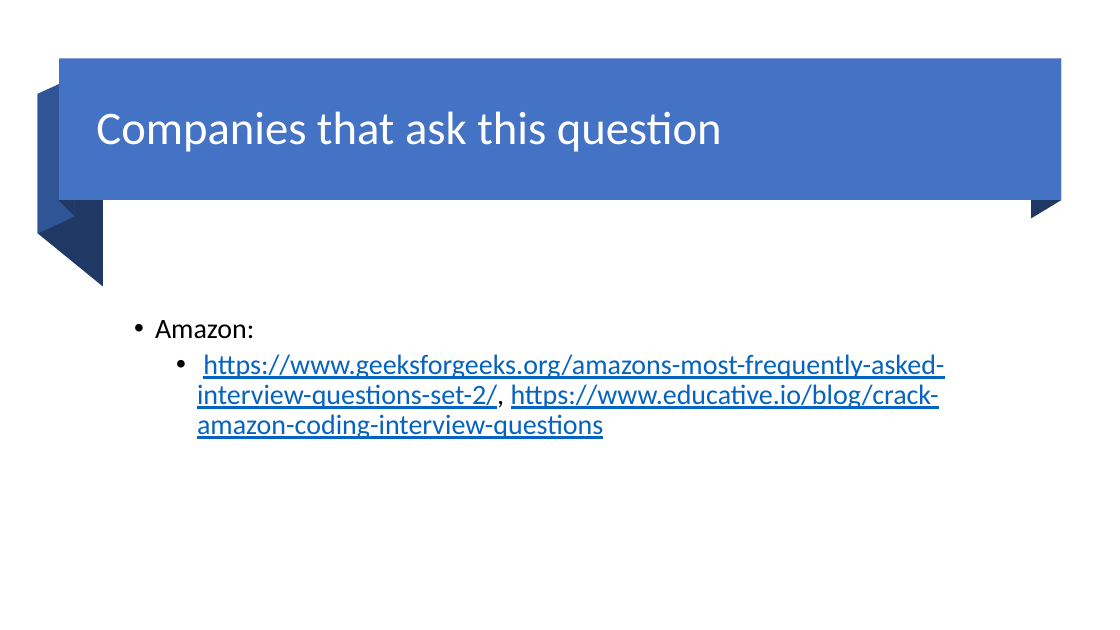
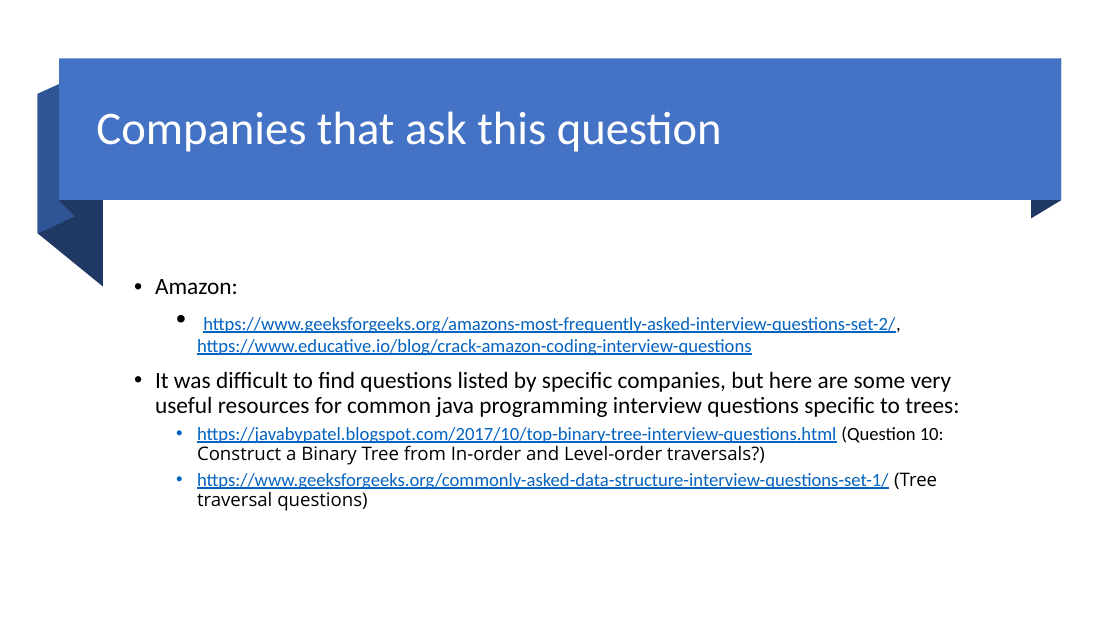
Before and after one commit to JosephCottingham/MCCCIS112-Lab1-Stacks, a slide deck: slide 3 of CIS 112 FINAL PRESENTATION.pptx. Drawn at 1120x630 pixels with LibreOffice and Linux fonts; fonts in the diff are those of the drawing. Boxes give left, top, right and bottom in pixels: in the first picture for what was removed or moved away, otherwise in the second. Text is boxed around its words. In the diff, an @@ line names an element or a change of style, - is before the commit and + after.

```diff
--- a/CIS 112 FINAL PRESENTATION.pptx
+++ b/CIS 112 FINAL PRESENTATION.pptx
@@ text at (155,279,900,356): size 24 to 20 pt in "Amazon:"; size 24 to 16 pt in "https://www.geeksforgeeks.org/amazons-most-frequently-asked- ..." @@
@@ text at (155,371,959,511): paragraphs added @@
+• It was difficult to find questions listed by specific companies, but here are some very useful resources for common java programming interview questions specific to trees:
+  • https://javabypatel.blogspot.com/2017/10/top-binary-tree-interview-questions.html (Question 10: Construct a Binary Tree from In-order and Level-order traversals?)
+  • https://www.geeksforgeeks.org/commonly-asked-data-structure-interview-questions-set-1/ (Tree traversal questions)
```
Also in this commit, not shown: 2 other slides changed.
